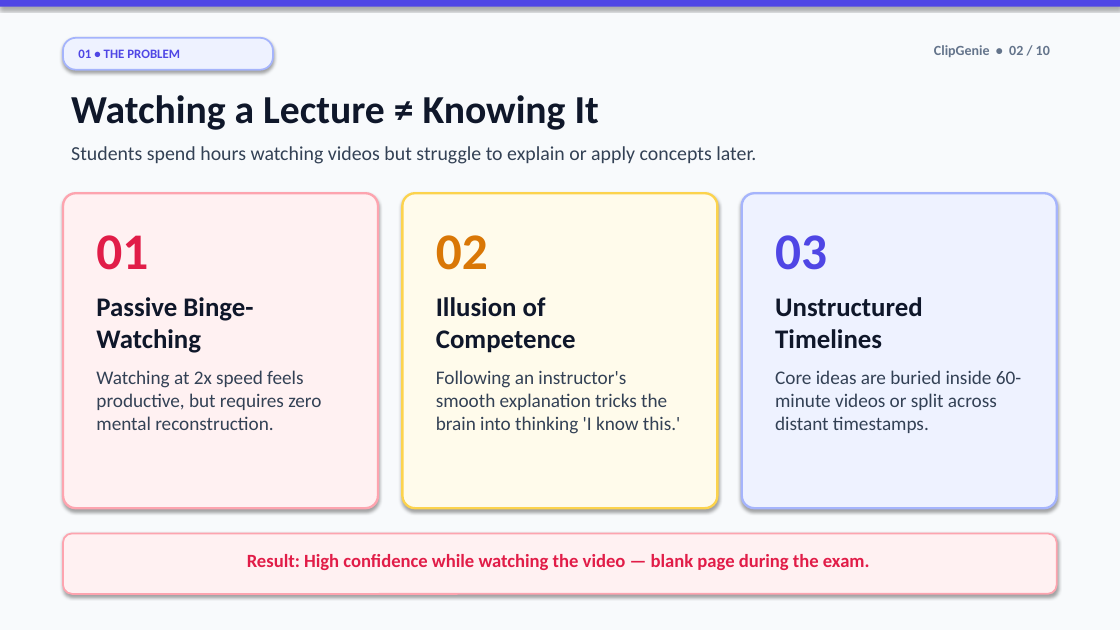
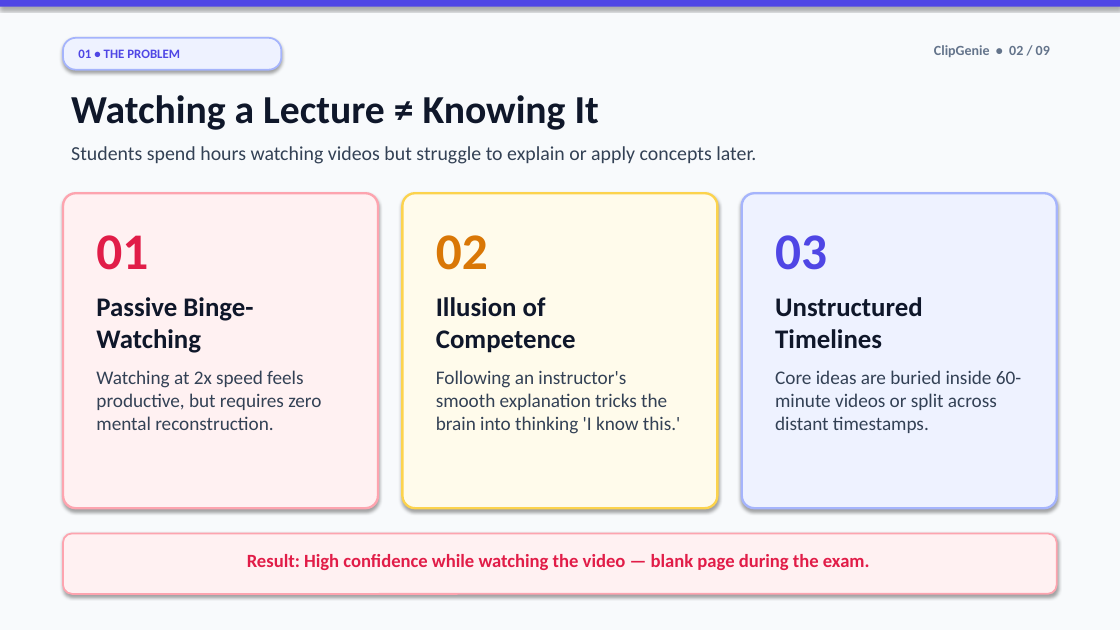
Before and after one commit to ansnaeemcodes/clipgenie, a slide deck: slide 2 of ClipGenie_Presentation.pptx. Drawn at 1120x630 pixels with LibreOffice and Linux fonts; fonts in the diff are those of the drawing. Boxes give left, top, right and bottom in pixels: in the first picture for what was removed or moved away, otherwise in the second. Text is boxed around its words. In the diff, an @@ line names an element or a change of style, - is before the commit and + after.

```diff
--- a/ClipGenie_Presentation.pptx
+++ b/ClipGenie_Presentation.pptx
@@ rounded rectangle "01 • THE PROBLEM": place and size @@
-rounded rectangle "01 • THE PROBLEM" at (63, 38, 273, 70)
+rounded rectangle "01 • THE PROBLEM" at (63, 38, 281, 70)
@@ text at (934, 45, 1050, 57): text changed @@
-ClipGenie • 02 / 10
+ClipGenie • 02 / 09
```
Also in this commit, not shown: 8 other slides changed, 1 slide removed, 7 other files.
